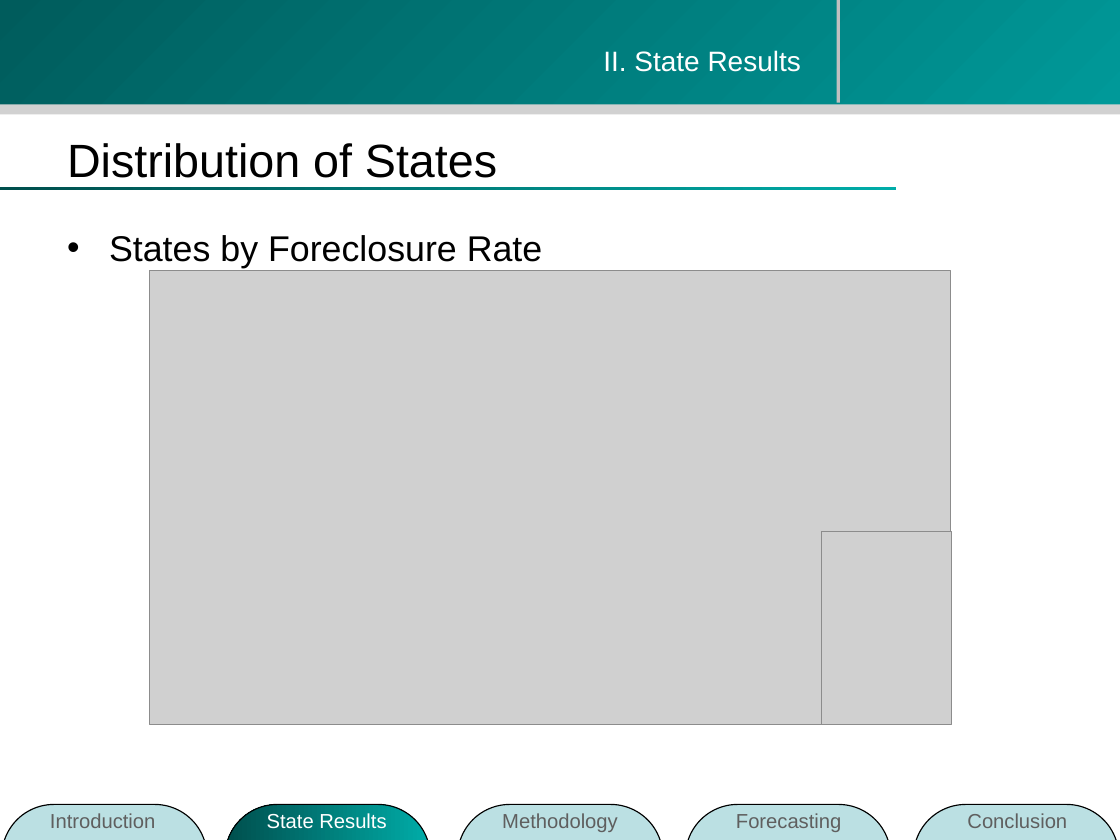
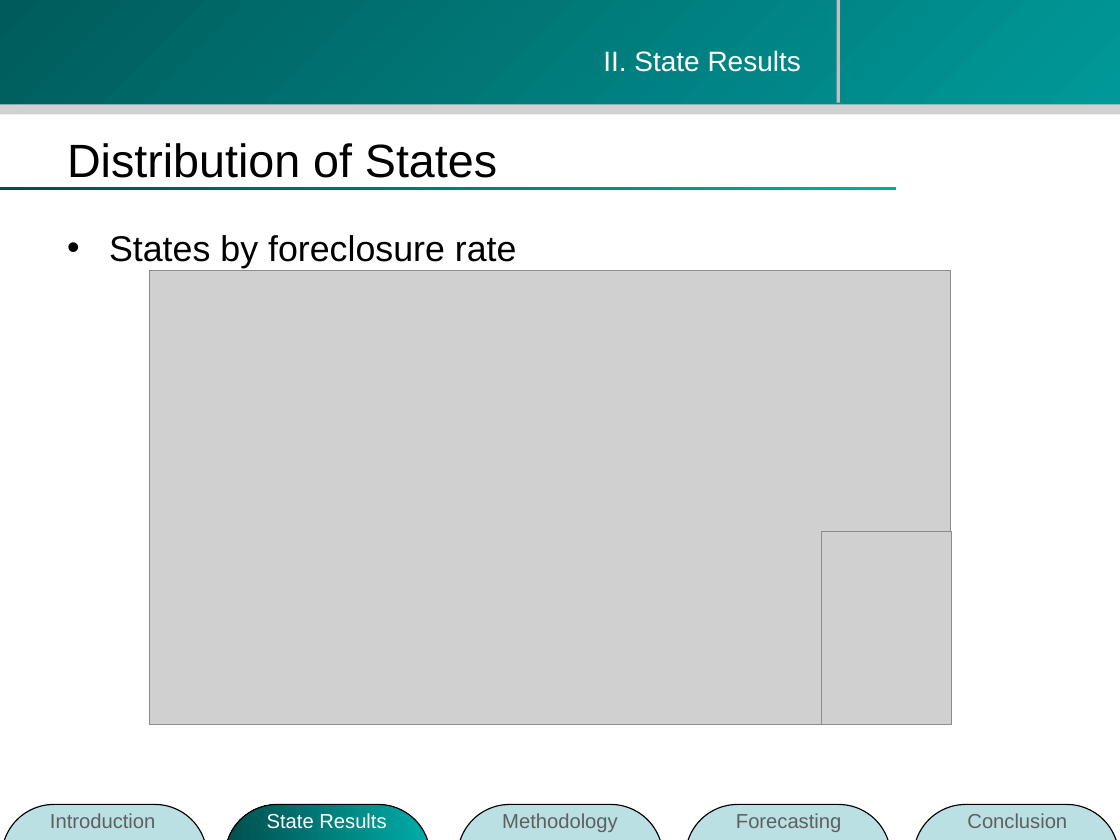
Before and after one commit to zhouzhenghui/svnrepository, a slide deck: slide 8 of SVNRepository/Presentation/M.Eng Final Presentation-take2.ppt (slide 9 before the commit). Drawn at 1120x840 pixels with LibreOffice and Linux fonts; fonts in the diff are those of the drawing; grey boxes stand for pictures; background and template pictures are left out. Boxes give left, top, right and bottom in pixels: in the first picture for what was removed or moved away, otherwise in the second. Text is boxed around its words. In the diff, an @@ line names an element or a change of style, - is before the commit and + after.

```diff
--- a/SVNRepository/Presentation/M.Eng Final Presentation-take2.ppt
+++ b/SVNRepository/Presentation/M.Eng Final Presentation-take2.ppt
@@ text at [109, 235, 517, 268]: text changed @@
-• States by Foreclosure Rate
+• States by foreclosure rate
```
Also in this commit, not shown: 9 other slides changed, 3 slides added, 1 slide removed.
